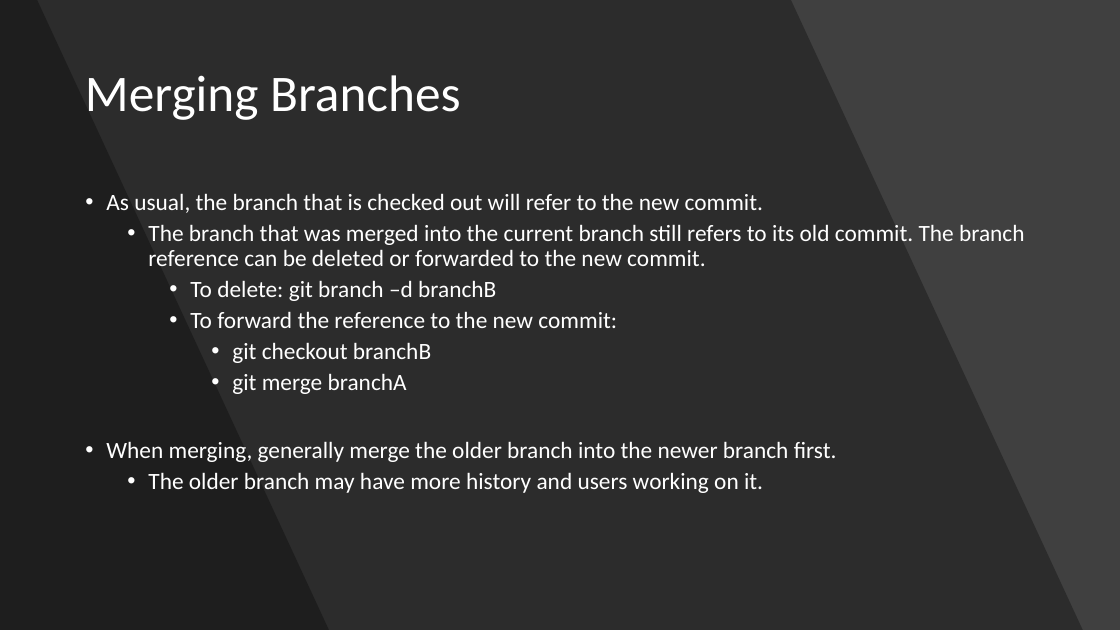
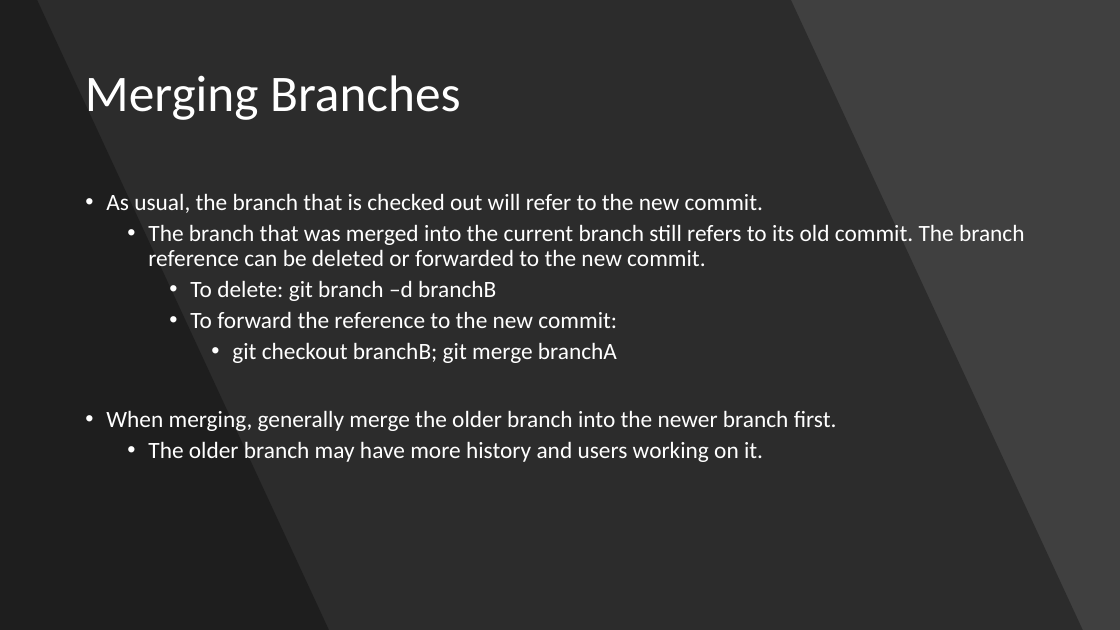
Before and after one commit to sabingautam16/git, a slide deck: slide 14 of Git.pptx. Drawn at 1120x630 pixels with LibreOffice and Linux fonts; fonts in the diff are those of the drawing. Boxes give left, top, right and bottom in pixels: in the first picture for what was removed or moved away, otherwise in the second. Text is boxed around its words. In the diff, an @@ line names an element or a change of style, - is before the commit and + after.

```diff
--- a/Git.pptx
+++ b/Git.pptx
@@ text at (x1=232, y1=342, x2=617, y2=363): text changed @@
-      • git checkout branchB
-      • git merge branchA
+      • git checkout branchB; git merge branchA
```
Also in this commit, not shown: 1 other slide changed.
